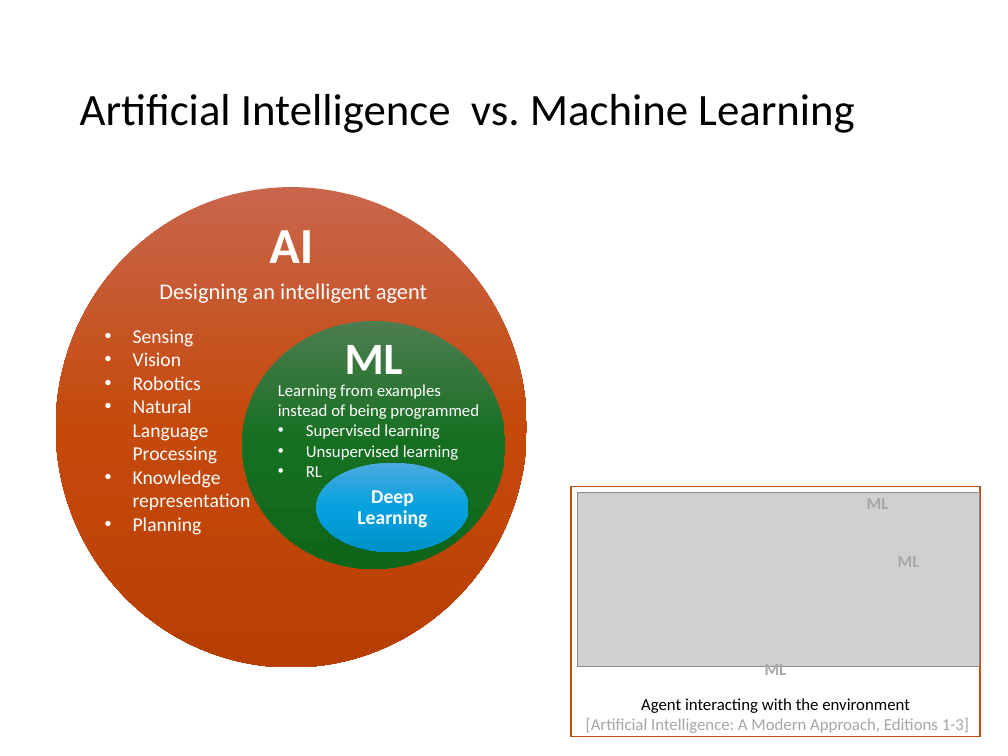
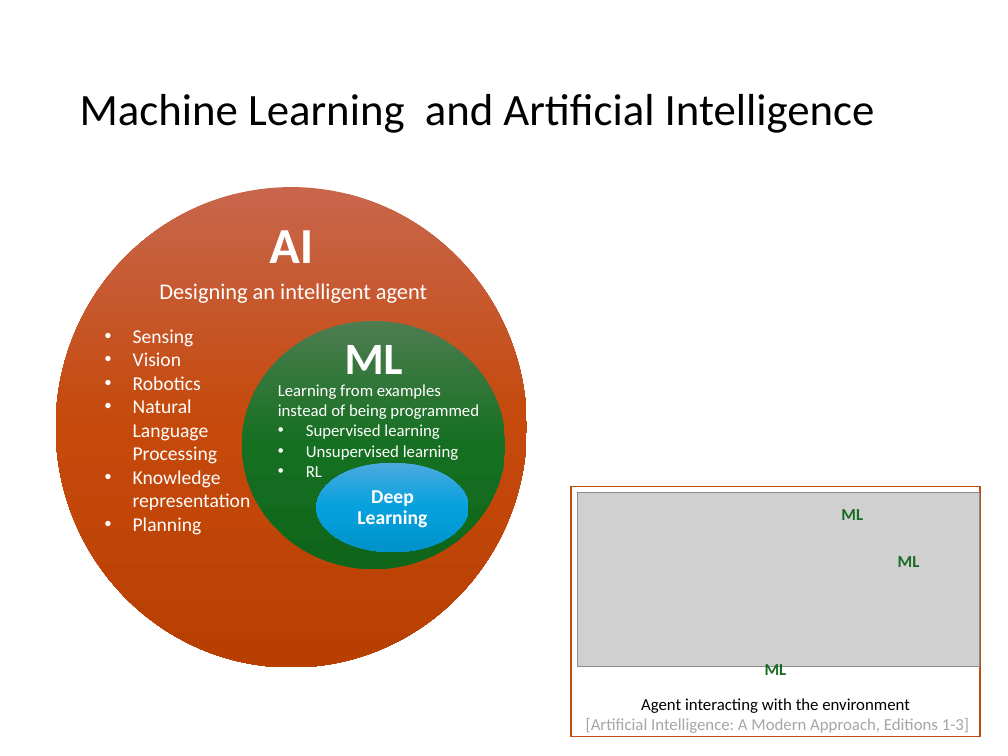
Before and after one commit to mhahsler/Introduction_to_Artificial_Intelligence, a slide deck: slide 16 of slides/01_intro.pptx. Drawn at 1008x756 pixels with LibreOffice and Linux fonts; fonts in the diff are those of the drawing; grey boxes stand for pictures. Boxes give left, top, right and bottom in pixels: in the first picture for what was removed or moved away, otherwise in the second. Text is boxed around its words. In the diff, an @@ line names an element or a change of style, - is before the commit and + after.

```diff
--- a/slides/01_intro.pptx
+++ b/slides/01_intro.pptx
@@ title at (x1=80, y1=94, x2=875, y2=133): text changed @@
-Artificial Intelligence vs. Machine Learning
+Machine Learning and Artificial Intelligence
@@ text colour #A6A6A6 to #196B24 in 3 elements at (x1=898, y1=556, x2=920, y2=567), (x1=765, y1=664, x2=787, y2=680), (x1=841, y1=509, x2=863, y2=520) @@
@@ text "ML" moved from (x1=867, y1=499, x2=889, y2=509) to (x1=841, y1=509, x2=863, y2=520) @@
```
Also in this commit, not shown: 6 other slides changed, 1 other file.
